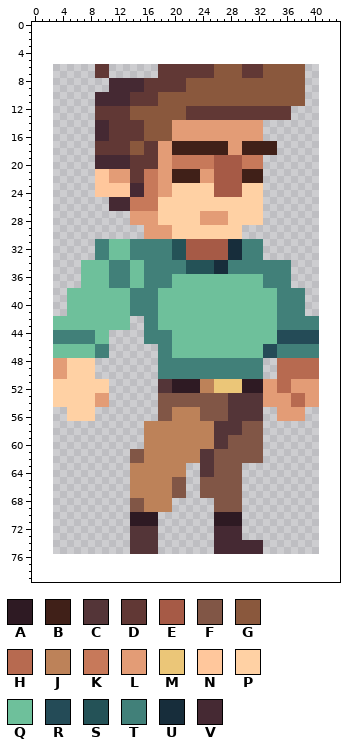
File history of a sprite sheet, BugHunter/BugHunter/Content/sprites/entities/player/idle/idle_008.png. Above, as it was before the edit.
The file is 38x70 pixels. The old version is drawn lined up with the new one, on the new canvas.
Palette (. is transparent): A #2e1a23  B #402018  C #543538  D #613835  E #a65a46  F #815646  G #8a583d  H #b76a50  J #bd8259  K #c7795a  L #e39c76  M #ebc678  N #ffc79c  P #ffd1a4  Q #6ec09b  R #244b57  S #245257  T #418079  U #172d3b  V #452933
Pixels before (only the part around the change), first column x 0:
 0 ............................................
 1 ............................................
 2 ............................................
 3 ............................................
 4 ............................................
 5 ............................................
 6 .........DD.......DDDDDDDDGGGGDDDGGGGGG.....
 7 .........DD.......DDDDDDDDGGGGDDDGGGGGG.....
 8 ...........VVVVVDDDDDDGGGGGGGGGGGGGGGGG.....
 9 ...........VVVVVDDDDDDGGGGGGGGGGGGGGGGG.....
10 .........VVVVVDDDDGGGGGGGGGGGGGGGGGGGGG.....
11 .........VVVVVDDDDGGGGGGGGGGGGGGGGGGGGG.....
12 .........DDDDDGGGGGGGGDDDDDDDDDDDDDDD.......
13 .........DDDDDGGGGGGGGDDDDDDDDDDDDDDD.......
14 .........VVDDDDDGGGGLLLLLLLLLLLLL...........
15 .........VVDDDDDGGGGLLLLLLLLLLLLL...........
16 .........VVDDDDDGGGGLLLLLLLLLLLLL...........
17 .........DDDDDGGDDLLBBBBBBBBLLBBBBB.........
18 .........DDDDDGGDDLLBBBBBBBBLLBBBBB.........
19 .........VVVVVDDDDLLKKKKKKEEEEKKK...........
20 .........VVVVVDDDDLLKKKKKKEEEEKKK...........
21 .........NNLLLDDKKLLBBBBLLEEEEBBB...........
22 .........NNLLLDDKKLLBBBBLLEEEEBBB...........
23 .........NNNNNVVKKLLPPPPPPEEEEPPP...........
24 .........NNNNNVVKKLLPPPPPPEEEEPPP...........
25 ...........VVVKKKKPPPPPPPPPPPPPPP...........
26 ...........VVVKKKKPPPPPPPPPPPPPPP...........
27 ..............LLLLPPPPPPLLLLPPPPP...........
28 ..............LLLLPPPPPPLLLLPPPPP...........
29 ................LLLLPPPPPPPPPP..............
30 ................LLLLPPPPPPPPPP..............
31 .........TTQQQTTTTTTSSEEEEEEUUTTT...........
32 .........TTQQQTTTTTTSSEEEEEEUUTTT...........
33 .........TTQQQTTTTTTSSEEEEEEUUTTT...........
34 .......QQQQTTTQQTTTTTTSSSSUUTTTTTTTTT.......
35 .......QQQQTTTQQTTTTTTSSSSUUTTTTTTTTT.......
36 .......QQQQTTTQQTTTTQQQQQQQQQQQQQTTTT.......
37 .......QQQQTTTQQTTTTQQQQQQQQQQQQQTTTT.......
38 .....QQQQQQQQQTTTTQQQQQQQQQQQQQQQQQTTTT.....
39 .....QQQQQQQQQTTTTQQQQQQQQQQQQQQQQQTTTT.....
40 .....QQQQQQQQQTTTTQQQQQQQQQQQQQQQQQTTTT.....
41 .....QQQQQQQQQTTTTQQQQQQQQQQQQQQQQQTTTT.....
42 ...QQQQQQQQQQQ..TTQQQQQQQQQQQQQQQQQTTTTTT...
43 ...QQQQQQQQQQQ..TTQQQQQQQQQQQQQQQQQTTTTTT...
44 ...TTTTTTQQ.....TTTTQQQQQQQQQQQQQQQRRRRRR...
45 ...TTTTTTQQ.....TTTTQQQQQQQQQQQQQQQRRRRRR...
46 ...QQQQQQTT.......TTQQQQQQQQQQQQQRRTTTTTT...
47 ...QQQQQQTT.......TTQQQQQQQQQQQQQRRTTTTTT...
48 ...LLPPPP.........TTTTTTTTTTTTTTT..HHHHHH...
49 ...LLPPPP.........TTTTTTTTTTTTTTT..HHHHHH...
50 ...LLPPPP.........TTTTTTTTTTTTTTT..HHHHHH...
51 ...PPPPPPPP.......CCAAAAJJMMMMAAALLHHLLLL...
52 ...PPPPPPPP.......CCAAAAJJMMMMAAALLHHLLLL...
53 ...PPPPPPLL.......FFFFFFFFFFCCCCCLLLLHHLL...
54 ...PPPPPPLL.......FFFFFFFFFFCCCCCLLLLHHLL...
55 .....PPPP.........FFJJJJFFFFCCCCC..LLLL.....
56 .....PPPP.........FFJJJJFFFFCCCCC..LLLL.....
57 ................JJJJJJJJJJCCCCFFF...........
58 ................JJJJJJJJJJCCCCFFF...........
59 ................JJJJJJJJJJCCFFFFF...........
60 ................JJJJJJJJJJCCFFFFF...........
61 ..............FFJJJJJJJJCCFFFFFFF...........
62 ..............FFJJJJJJJJCCFFFFFFF...........
63 ..............JJJJJJJJ..CCFFFF..............
64 ..............JJJJJJJJ..CCFFFF..............
65 ..............JJJJJJFF..FFFFFF..............
66 ..............JJJJJJFF..FFFFFF..............
67 ..............JJJJJJFF..FFFFFF..............
68 ..............FFJJJJ......FFFF..............
69 ..............FFJJJJ......FFFF..............
70 ..............AAAA........AAAA..............
71 ..............AAAA........AAAA..............
72 ..............CCCC........VVVV..............
73 ..............CCCC........VVVV..............
74 ..............CCCC........VVVVVVV...........
75 ..............CCCC........VVVVVVV...........
76 ............................................
77 ............................................
78 ............................................
79 ............................................
New version:
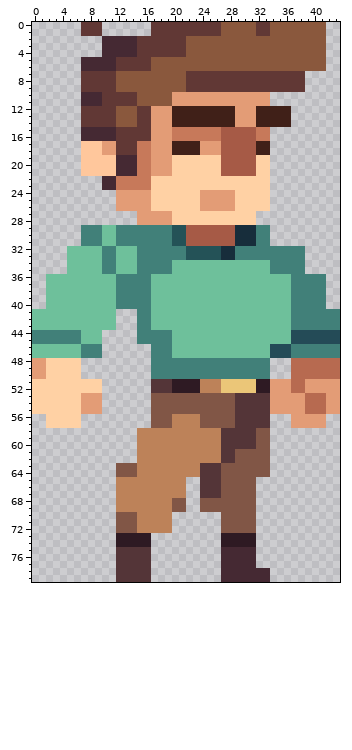
Changes in this commit:
canvas 38x70 -> 44x80, the old top-left corner now at 3,6
Changed rows in their new state; - is an unchanged pixel.
first column x 0:
 0 -------DDD-------DDDDDDDDDDGGGGGDDGGGGGGGG--
 1 -------DDD-------DDDDDDDDDDGGGGGDDGGGGGGGG--
 2 ----------VVVVVDDDDDDDGGGGGGGGGGGGGGGGGGGG--
 3 ----------VVVVVDDDDDDDGGGGGGGGGGGGGGGGGGGG--
 4 ----------VVVVVDDDDDDDGGGGGGGGGGGGGGGGGGGG--
 5 -------VVVVVDDDDDGGGGGGGGGGGGGGGGGGGGGGGGG--
 6 -------VVVVVDDDDDGGGGGGGGG----GGG------GGG--
 7 -------DD--DGGGGGGGGGG----DDDD---DDDDDD-----
 8 -------DDDDDGGGGGGGGGGDDDDDDDDDDDDDDDDD-----
 9 -------DDDDDGGGGGGGGGGDDDDDDDDDDDDDDDDD-----
10 -------VV-DDDD-GGG--LLLLLLLLLLLLLL.....-----
11 -------VV-DDDD-GGG--LLLLLLLLLLLLLL.....-----
12 -------DD---GG-DDLLLBBBBBBBBBLLLBBBBB-------
13 -------DD---GG-DDLLLBBBBBBBBBLLLBBBBB-------
14 -------DDDD-GGG-DLLLBBBBBBBBB---BBBBB-------
15 -------VV--V----DLLLKKKKKKKEEEEEKK----------
16 -------VV--V----DLLLKKKKKKKEEEEEKK----------
17 -------NNNLL--DKKL------LLLEEEEE--.---------
18 -------NNNLL--DKKL------LLLEEEEE--.---------
19 -------NNNNN--VKKL--PPPPPPP---EEPP----------
20 -------NNNNN--VKKL--PPPPPPP---EEPP----------
21 -------NN--NVVVK-L--PPPPPPP---EEPP----------
22 ---------.VVKKKK-PPPPPPPPPPPPPPPPP----------
23 ---------.VVKKKK-PPP------PPPP---P----------
24 ---------...LLLLLPPP----LLLLLP---P----------
25 -----------.LLLLLP------LLLLL----P----------
26 -----------.LLLLLP------LLLLL----P----------
27 --------------.---LL----PPPP----.-----------
28 --------------.---LL----PPPP----.-----------
29 -------TTTQQTTTTTTTTSSEEEEEEEUUUTT----------
30 -------TTTQQTTTTTTTTSSEEEEEEEUUUTT----------
31 -------TT-Q-TT--------------E-UU-T----------
32 -----QQQQQ-T--Q-----TTSSSSSU-T---TTTTTT-----
33 -----QQQQQ-T--Q-----TTSSSSSU-T---TTTTTT-----
34 -----QQ---T-QQ-T----QQQQQQQQQQQQQQ---TT-----
35 -----QQ---T-QQ-T----QQQQQQQQQQQQQQ---TT-----
36 --QQQQQ----Q--TT-QQQ-------------QQQQTTTTT--
37 --QQQQQ----Q--TT-QQQ-------------QQQQTTTTT--
38 --QQQ-------TT---Q-----------------QQ--TTT--
39 --QQQ-------TT---Q-----------------QQ--TTT--
40 --QQQ-------TT---Q-----------------QQ--TTT--
41 QQQQQ-------...--Q-----------------QQ--TTTTT
42 QQQ---------..-T-Q-----------------QQ----TTT
43 QQQ---------..-T-Q-----------------QQ----TTT
44 TTT----QQ-.----T-------------------QQ----RRR
45 TTT----QQ-.----T-------------------QQ----RRR
46 QQQ----TT-.------T---------------Q-RR----TTT
47 QQQ----TT-.------T---------------Q-RR----TTT
48 LLPPP--..--------T---------------T-..----HHH
49 LLPPP--..--------T---------------T-..----HHH
50 LLPPP--..--------T---------------T-..----HHH
51 PPP-------.------C--------J---MM-A-LLHH--LLL
52 PPP-------.------C--------J---MM-A-LLHH--LLL
53 PPP----LL-.------F----------F----C---LLHHHLL
54 PPP----LL-.------F----------F----C---LLHHHLL
55 PPPPP--LLL-------F--FFFF----F----CL----HHHLL
56 --PPP--..--------F----------F----C-..--LLL--
57 --PPPPP---------.FFF----FFFFF-CCCC---LLLLL--
58 ---------------J----------J---CC-F----------
59 ---------------J----------J-CCCC-F----------
60 ---------------J----------J-CCCC-F----------
61 --------------.J--------JJJCC----F----------
62 --------------.J--------JJJCC----F----------
63 ------------FFF-------JJ--C---FFFF----------
64 ------------FFF-------JJ--C---FFFF----------
65 ------------JJ------JJ--CCC---FF------------
66 ------------JJ------JJ--CCC---FF------------
67 ------------JJ------JJ--CCC---FF------------
68 ------------JJJJ----FF--FF----FF------------
69 ------------JJJJ----FF--FF----FF------------
70 ------------FFFJJJJJ------.FFFFF------------
71 ------------FFFJJJJJ------.FFFFF------------
72 ------------FFFJJJJJ------.FFFFF------------
73 ------------AAAAA.--------.AAAAA------------
74 ------------AAAAA.--------.AAAAA.-----------
75 ------------CC---.--------.-----.-----------
76 ------------CCCCC----------VVVVV------------
77 ------------CCCCC----------VVVVV------------
78 ------------CCCCC----------VVVVVVV----------
79 ------------CCCCC----------VVVVVVV----------
Changed places in both pictures, as pixel boxes (x1, y1, x2, y2):
changed: (32, 22, 340, 582)
